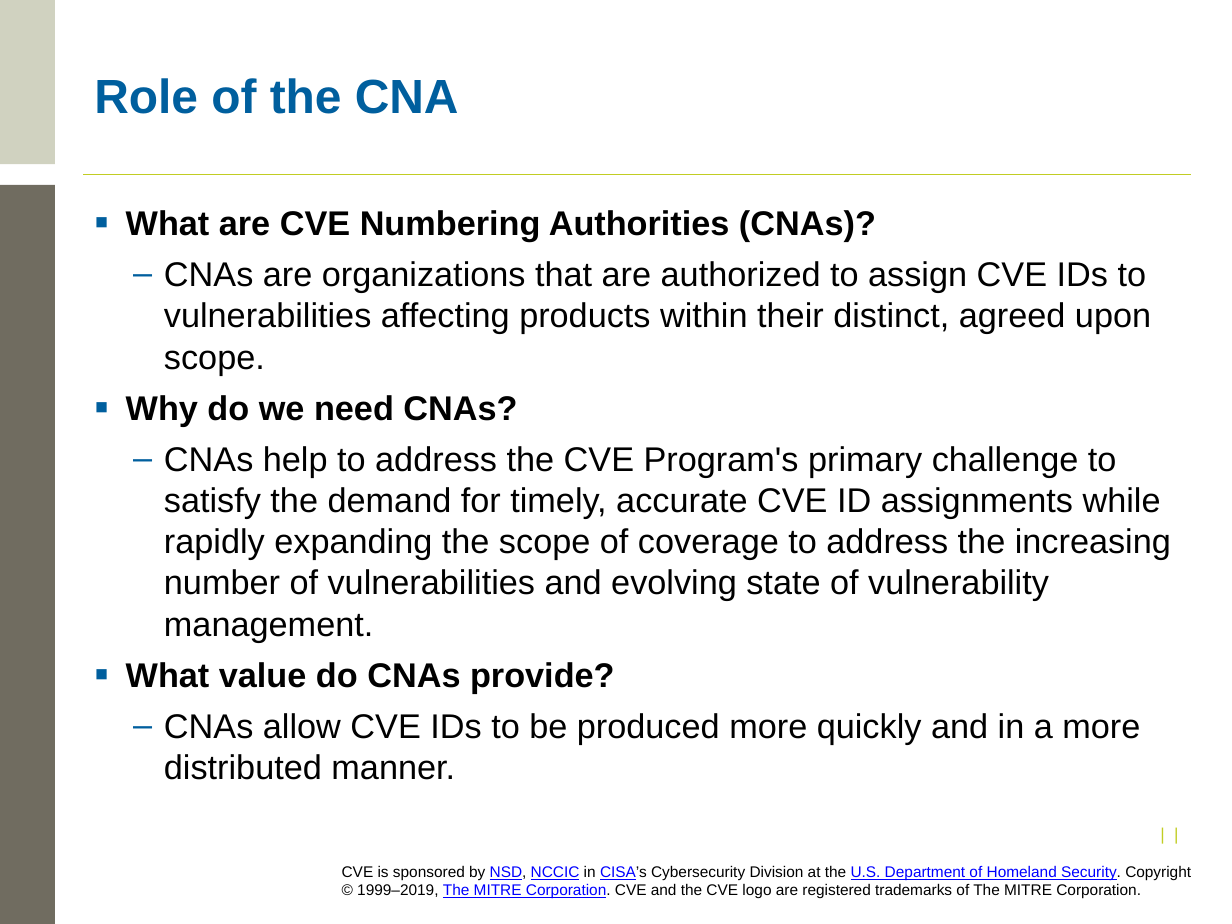
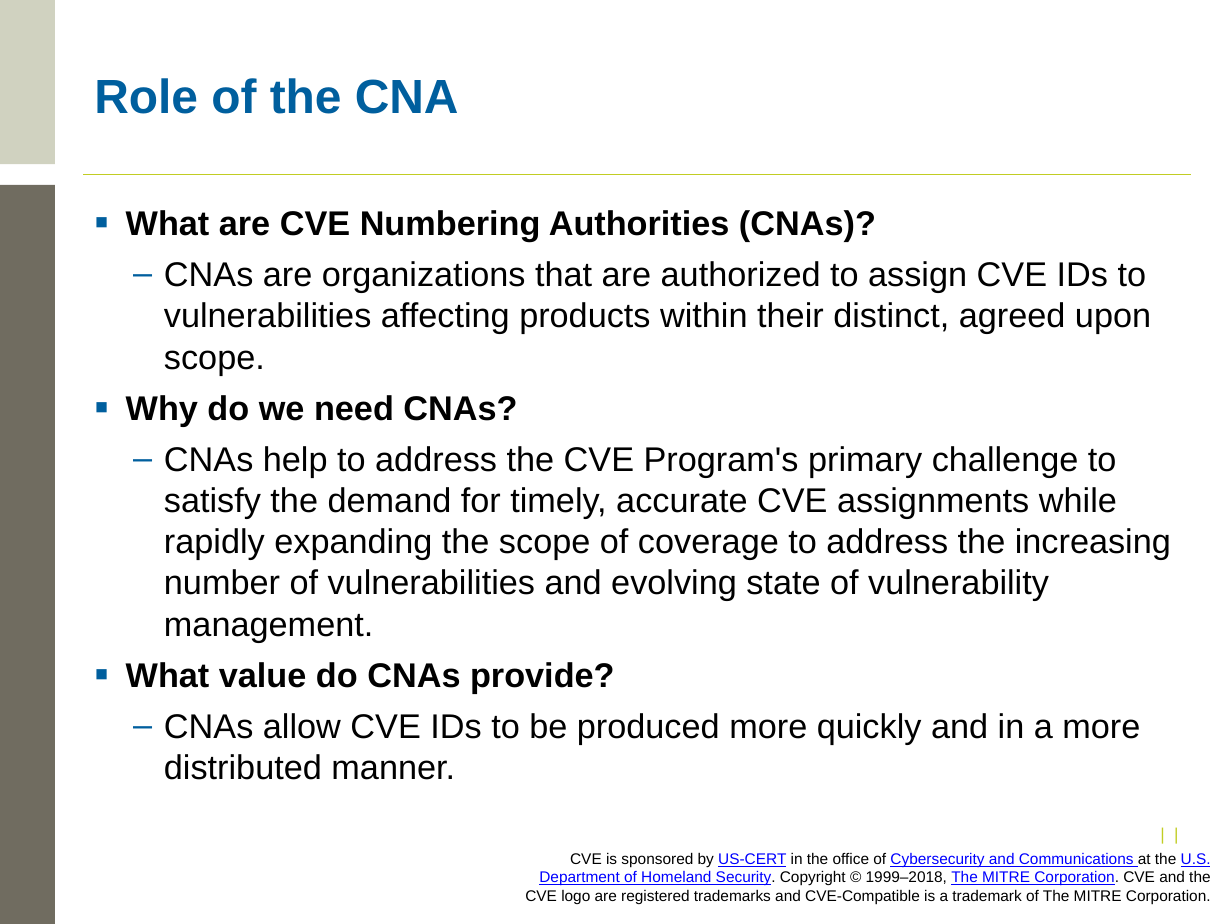
Before and after one commit to CVEProject/cveproject.github.io, a slide deck: slide 4 of docs/cna/Becoming a CNA.pptx. Drawn at 1232x924 pixels with LibreOffice and Linux fonts; fonts in the diff are those of the drawing; background and template pictures are left out. Boxes give left, top, right and bottom in pixels: in the first picture for what was removed or moved away, otherwise in the second. Text is boxed around its words. In the diff, an @@ line names an element or a change of style, - is before the commit and + after.

```diff
--- a/docs/cna/Becoming a CNA.pptx
+++ b/docs/cna/Becoming a CNA.pptx
@@ text at (164, 446, 1171, 642): text changed @@
-  – CNAs help to address the CVE Program's primary challenge to satisfy the demand for timely, accurate CVE ID assignments while rapidly expanding the scope of coverage to address the increasing number of vulnerabilities and evolving state of vulnerability management.
+  – CNAs help to address the CVE Program's primary challenge to satisfy the demand for timely, accurate CVE assignments while rapidly expanding the scope of coverage to address the increasing number of vulnerabilities and evolving state of vulnerability management.
@@ text at (525, 852, 1211, 904): text changed @@
-CVE is sponsored by NSD, NCCIC in CISA’s Cybersecurity Division at the U.S. Department of Homeland Security. Copyright © 1999–2019, The MITRE Corporation. CVE and the CVE logo are registered trademarks of The MITRE Corporation.
+CVE is sponsored by US-CERT in the office of Cybersecurity and Communications at the U.S. Department of Homeland Security. Copyright © 1999–2018, The MITRE Corporation. CVE and the CVE logo are registered trademarks and CVE-Compatible is a trademark of The MITRE Corporation.
```
Also in this commit, not shown: 39 other slides changed.
